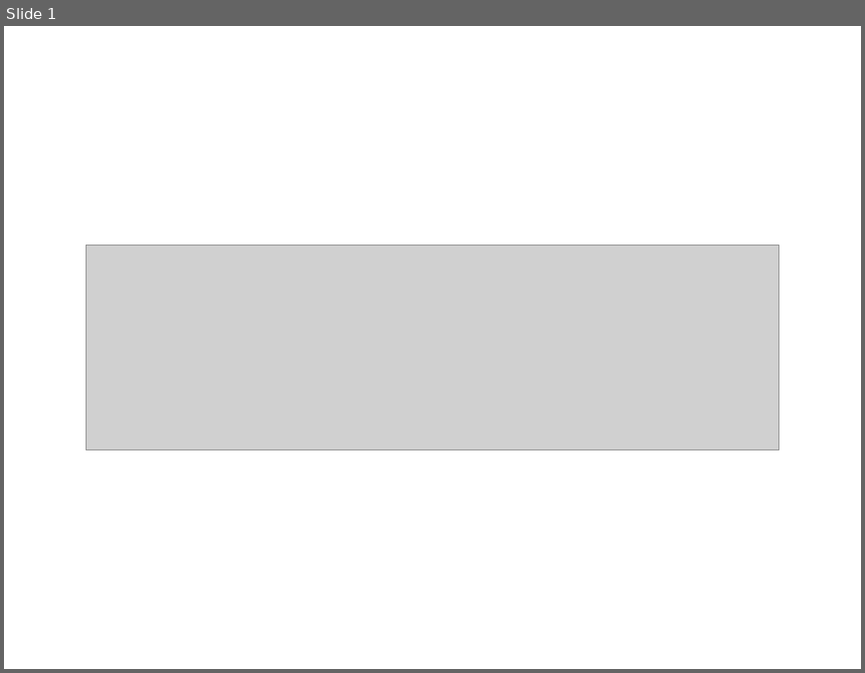
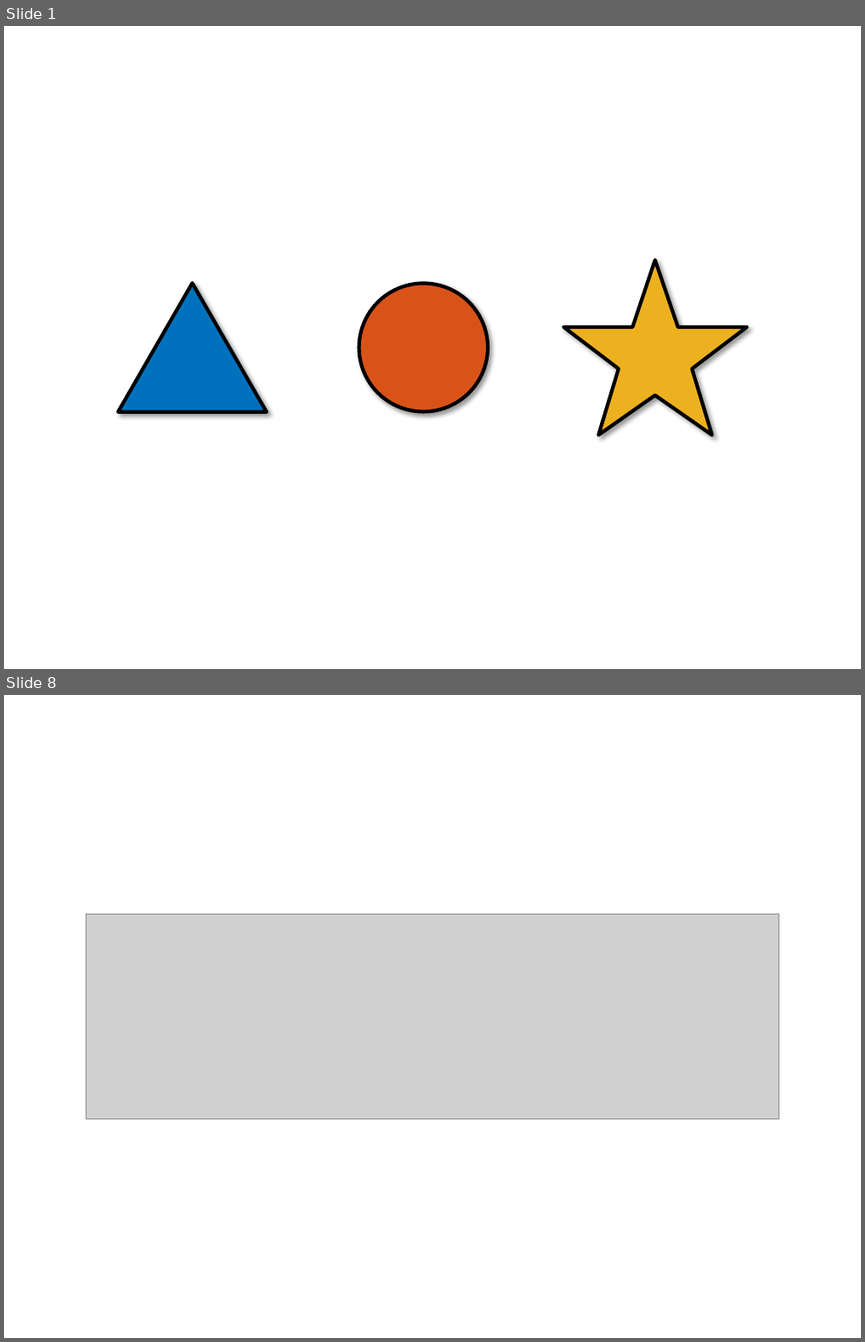
Before and after one commit to answeredbyablemind/answeredbyablemind.github.io, a slide deck: pics/2019-06-23-Fourier_Series/pics.pptx. Shown one above the other, each under a label of ours: slide 1 before the commit, slides 1 and 8 after it; the slides between them are not shown. The pictures are 865x673 and 865x1342 pixels, drawn with LibreOffice and Linux fonts; fonts in the diff are those of the drawing; grey boxes stand for pictures. Boxes give left, top, right and bottom in pixels: in the first picture for what was removed or moved away, otherwise in the second. Text is boxed around its words. In the diff, an @@ line names an element or a change of style, - is before the commit and + after.

```diff
--- a/pics/2019-06-23-Fourier_Series/pics.pptx
+++ b/pics/2019-06-23-Fourier_Series/pics.pptx
@@ slide 1 added at box(4, 26, 861, 669), background #FFFFFF @@
@@ freeform shape added at box(563, 260, 747, 435), fill #EDB120, outline #000000 3 pt @@
@@ freeform shape added at box(118, 283, 266, 412), fill #0072BD, outline #000000 3 pt @@
@@ ellipse added at box(358, 283, 488, 412), fill #D95319, outline #000000 3 pt @@
@@ what was slide 1 is now slide 8 @@
```
Also in this commit, not shown: 6 other slides added, 8 other files.
